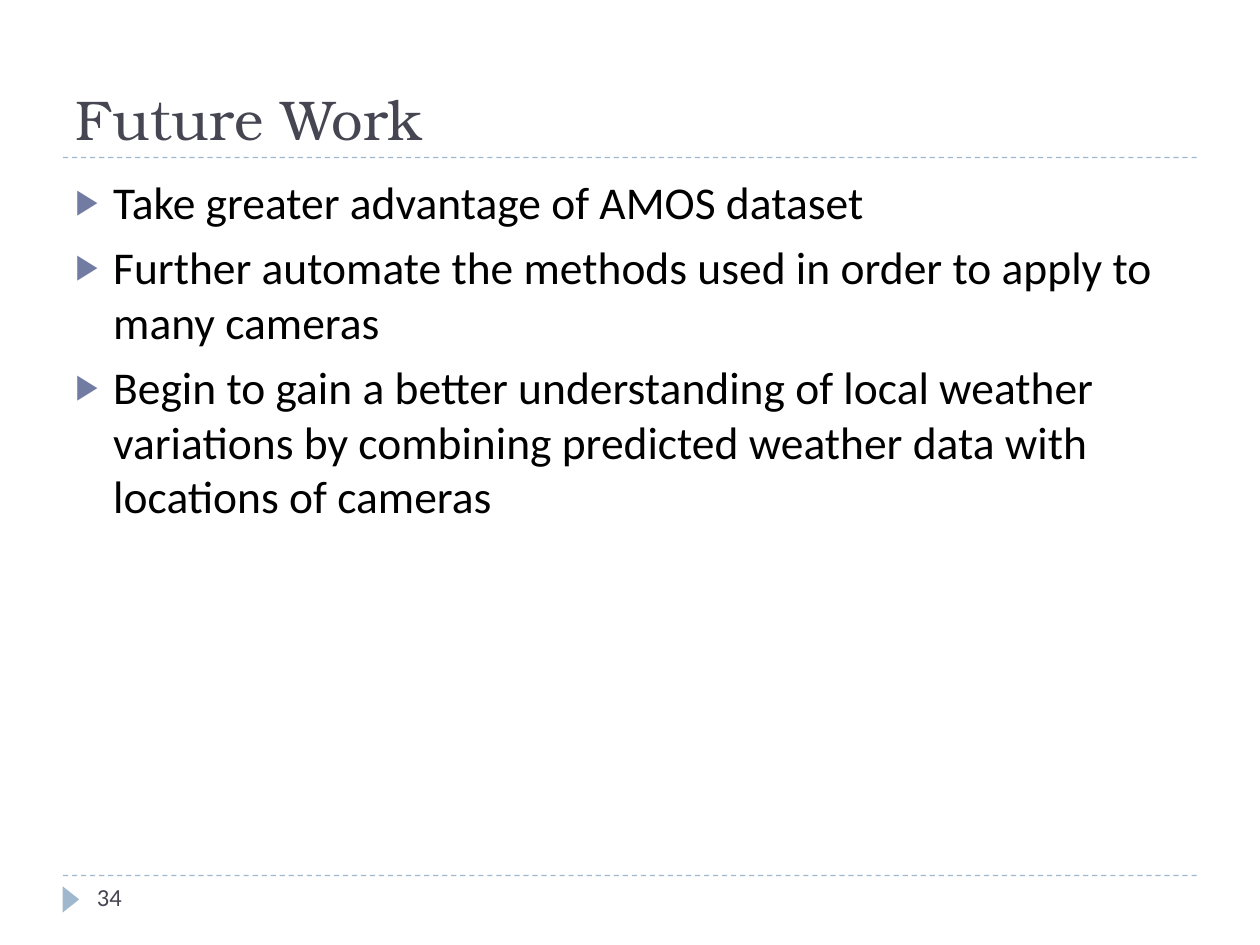
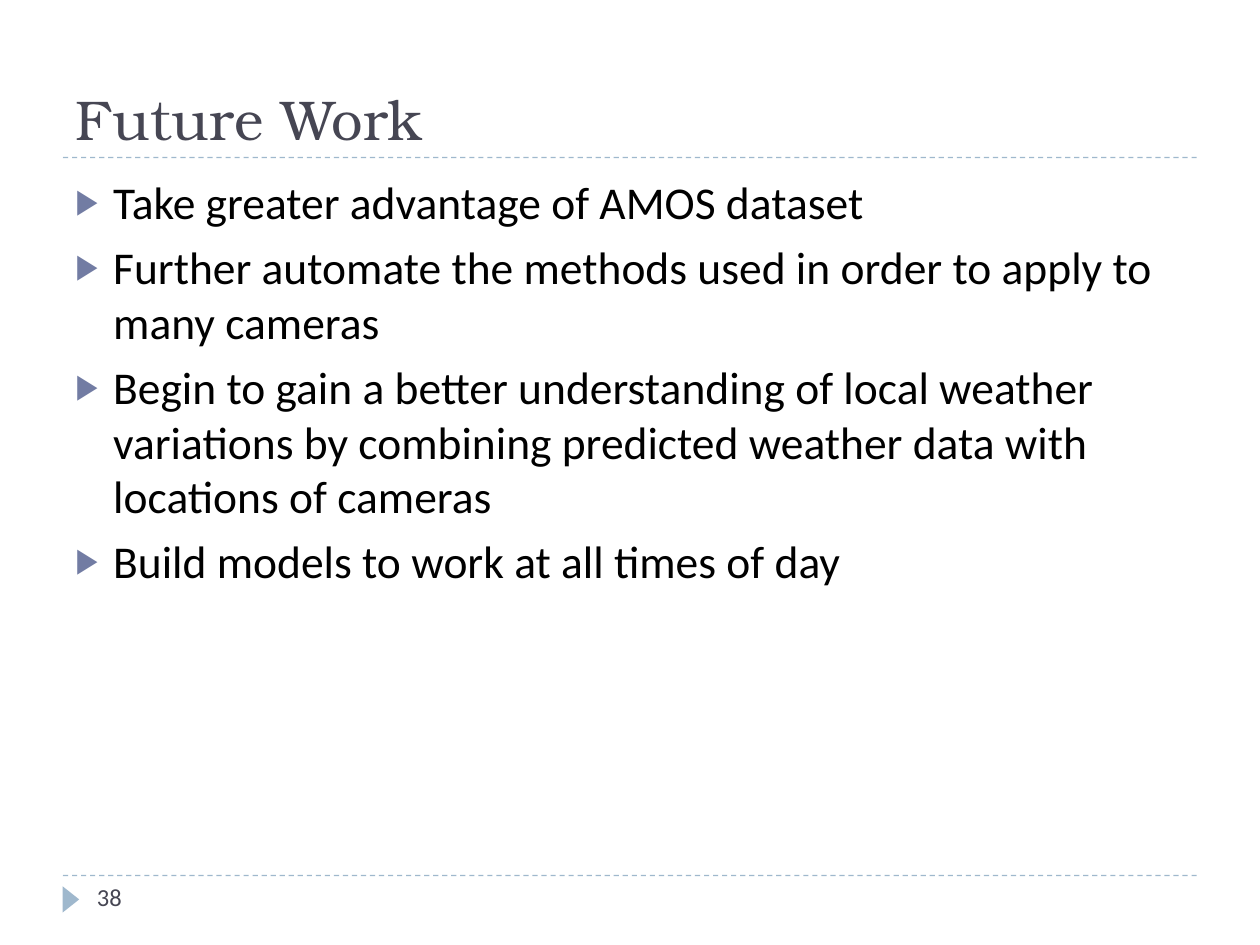
Before and after one commit to rspeyer/rzs-thesis, a slide deck: slide 38 of thesis-defense.pptx (slide 34 before the commit). Drawn at 1260x945 pixels with LibreOffice and Linux fonts; fonts in the diff are those of the drawing. Boxes give left, top, right and bottom in pixels: in the first picture for what was removed or moved away, otherwise in the second. Text is boxed around its words. In the diff, an @@ line names an element or a change of style, - is before the commit and + after.

```diff
--- a/thesis-defense.pptx
+++ b/thesis-defense.pptx
@@ text at box(113, 546, 840, 586): paragraph added @@
+▶ Build models to work at all times of day
@@ page number at box(97, 889, 122, 906): text changed @@
-34
+38
```
Also in this commit, not shown: 14 other slides changed, 4 slides added.
